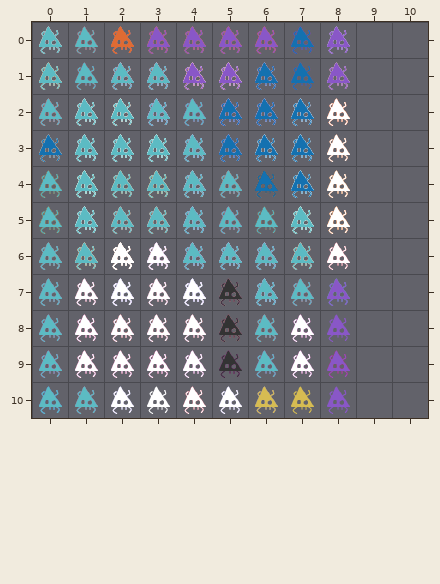
Tiled map -- spaders/src/map/levels.tmx. That is the earlier state.
Cells are 64x64 px. Shown: x 0..10, y 0..10. The old version is drawn lined up with the new one.
The same view after the edit:
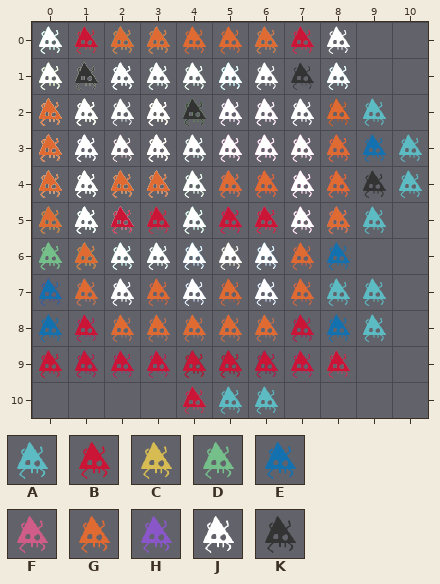
Key: from "spadersTileset": A 0, B 1, C 2, D 3, E 4, F 5, G 6, H 7, J 8, K 9.
_ is an empty cell, . an unchanged one.
Tiles of an added or newly shown layer are drawn over the layers below it.
Change:
map size 9x12 -> 11x12 cells
--- layer "Tetris" (now hidden)
@@ x 0..6 @@
- 0 DDAAA.B
- 1 .DDABBB
- 2 .CCHHHH
- 3 CC.....
+ 0 _____._
+ 1 .______
+ 2 .______
+ 3 __.....
--- layer "1952 - OXO" (added)
@@ x 0..7 @@
- 0 _.__..._
- 1 ._._..._
- 2 _.__..._
- 3 ________
- 4 ..._._._
- 5 ...__.__
- 6 ..._._._
- 7 ________
+ 0 A.AB...B
+ 1 .A.B...B
+ 2 A.AB...B
+ 3 BBBBBBBB
+ 4 ...B.C.B
+ 5 ...BC.CB
+ 6 ...B.C.B
+ 7 BBBBBBBB
--- layer "Mouse Trap" (added)
@@ x 0..10 @@
- 0 ..._..._...
- 1 ..__._.__..
- 2 ._________.
- 3 ___________
- 4 ___________
- 5 ._________.
- 6 .._______..
- 7 ._________.
- 8 ._________.
- 9 .._______..
-10 ....___....
+ 0 ...A...A...
+ 1 ..AA.A.AA..
+ 2 .AKAAEAAKA.
+ 3 AEKEEEEEKEA
+ 4 AKKEKEKEKKA
+ 5 .AAEEEEEAA.
+ 6 ..EEEKEEE..
+ 7 .AAEKKKEAA.
+ 8 .AEEEEEEEA.
+ 9 ..AAKKKAA..
+10 ....AAA....
--- layer "Pitfall" (added)
@@ x 0..7 @@
- 0 ......_.
- 1 __..._..
- 2 __.__...
- 3 _.._....
- 4 ____....
- 5 __......
- 6 __......
- 7 __..___.
- 8 _____._.
- 9 .___..__
+ 0 ......A.
+ 1 CC...A..
+ 2 CC.CC...
+ 3 C..C....
+ 4 DDDD....
+ 5 DD......
+ 6 DD......
+ 7 EE..EEE.
+ 8 EEEEE.E.
+ 9 .EEE..EE
--- layer "Duck Hunt" (added)
@@ x 0..8 @@
- 0 ____.....
- 1 _____....
- 2 _______..
- 3 _________
- 4 _________
- 5 _________
- 6 ____.....
+ 0 DDDD.....
+ 1 DJJDD....
+ 2 JJKJDFF..
+ 3 JJKJDFFFF
+ 4 JJJJDFFFF
+ 5 DJJDDFFFF
+ 6 DDDD.....
--- layer "E.T." (now hidden)
@@ x 0..6 @@
- 0 DDDDDD.
- 1 DKDDDDD
- 2 DDDDDDD
- 3 DD..DDD
- 4 ....DDD
- 5 ...DDDD
- 6 DDDDDDD
- 7 D.DDDDD
- 8 ..DDDDD
- 9 .DD.D.D
-10 DDD..DD
+ 0 ______.
+ 1 _______
+ 2 _______
+ 3 __..___
+ 4 ....___
+ 5 ...____
+ 6 _______
+ 7 _._____
+ 8 .._____
+ 9 .__._._
+10 ___..__
--- layer "Arrow" (now hidden)
@@ x 0..6 @@
- 0 ...B...
- 1 ..BBB..
- 2 .BB.BB.
- 3 BB...BB
- 4 B.....B
+ 0 ..._...
+ 1 ..___..
+ 2 .__.__.
+ 3 __...__
+ 4 _....._
--- layer "Rainbow" (now hidden)
@@ x 0..8 @@
- 0 HHHHHHHHH
- 1 GGGGGGGGG
- 2 FFFFFFFFF
- 3 EEEEEEEEE
- 4 DDDDDDDDD
- 5 CCCCCCCCC
- 6 BBBBBBBBB
- 7 AAAAAAAAA
+ 0 _________
+ 1 _________
+ 2 _________
+ 3 _________
+ 4 _________
+ 5 _________
+ 6 _________
+ 7 _________
--- layer "Invader" (now hidden)
@@ x 0..5 @@
- 0 HHHHHH
- 1 GGGGGG
- 2 F.FF.F
- 3 EEEEEE
- 4 .DDDD.
- 5 D.CC.D
- 6 D.BB.D
+ 0 ______
+ 1 ______
+ 2 _.__._
+ 3 ______
+ 4 .____.
+ 5 _.__._
+ 6 _.__._
--- layer "It's a me" (now hidden)
@@ x 0..5 @@
- 0 GGG...
- 1 GGGGGG
- 2 CKC...
- 3 CKCCC.
- 4 CCECCC
- 5 CEEEE.
- 6 CCCC..
- 7 G.....
- 8 GGG...
- 9 GGGG..
-10 EG....
+ 0 ___...
+ 1 ______
+ 2 ___...
+ 3 _____.
+ 4 ______
+ 5 _____.
+ 6 ____..
+ 7 _.....
+ 8 ___...
+ 9 ____..
+10 __....
--- layer "Skull" (now hidden)
@@ x 0..8 @@
- 0 ..GGGGG..
- 1 .GJJJJJG.
- 2 GJJJJJJJG
- 3 GJJJJJJJG
- 4 GJGGJGGJG
- 5 GJGGJGGJG
- 6 .GJJJJJG.
- 7 .GJGJGJG.
- 8 ..GGGGG..
+ 0 .._____..
+ 1 ._______.
+ 2 _________
+ 3 _________
+ 4 _________
+ 5 _________
+ 6 ._______.
+ 7 ._______.
+ 8 .._____..
--- layer "Pac" (now hidden)
@@ x 0..8 @@
- 0 ...HHHHHH
- 1 .HHHHHHHH
- 2 HJJHHHHJJ
- 3 JJJJHHJJJ
- 4 KJJJHHKJJ
- 5 KJJJHHKJJ
- 6 HJJHHHHJJ
- 7 HHHHHHHHH
- 8 HHHHHHHHH
- 9 HHHHHHHHH
-10 HHH..HH.H
+ 0 ...______
+ 1 .________
+ 2 _________
+ 3 _________
+ 4 _________
+ 5 _________
+ 6 _________
+ 7 _________
+ 8 _________
+ 9 _________
+10 ___..__._
--- layer "Blue one" (now hidden)
@@ x 0..7 @@
- 0 AA.....E
- 1 AAAA..EE
- 2 AAAAAEEE
- 3 EAAAAEEE
- 4 AAAAAAEE
- 5 AAAAAAAA
- 6 AAJJAAAA
- 7 AJJJJKAA
- 8 AJJJJKAJ
- 9 AJJJJKAJ
-10 AAJJJJCC
+ 0 __....._
+ 1 ____..__
+ 2 ________
+ 3 ________
+ 4 ________
+ 5 ________
+ 6 ________
+ 7 ________
+ 8 ________
+ 9 ________
+10 ________
Changed places in both pictures, as pixel boxes (x1, y1, x2, y2):
changed: (39, 26, 422, 414)
